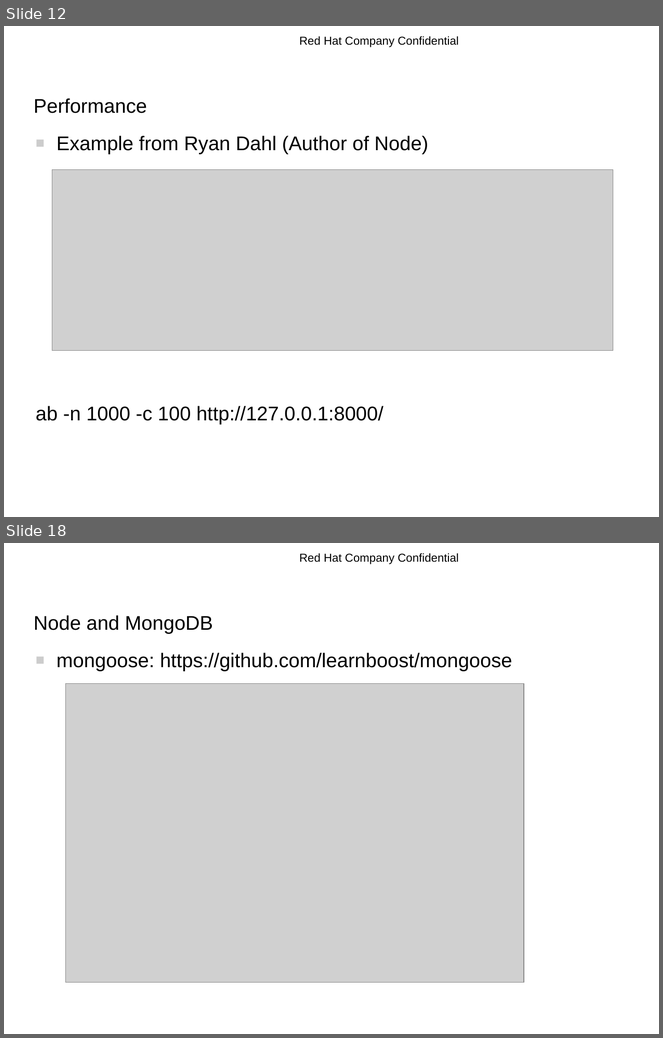
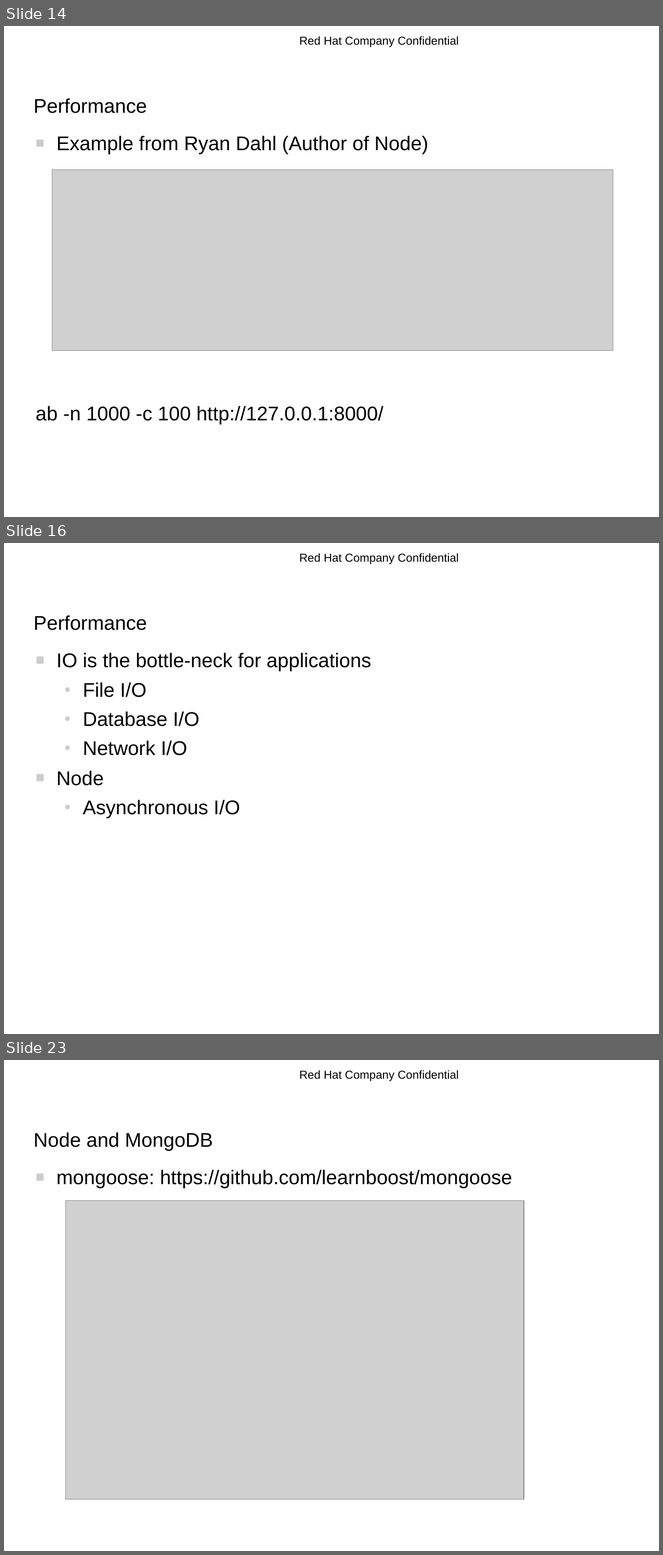
Before and after one commit to rhyw/node-trial, a slide deck: node-introduction.odp. Shown one above the other, each under a label of ours: slides 12 and 18 before the commit, slides 14, 16 and 23 after it; the slides between them are not shown. The pictures are 663x1038 and 663x1555 pixels, drawn with LibreOffice and Linux fonts; fonts in the diff are those of the drawing; grey boxes stand for pictures; background and template pictures are left out. Boxes give left, top, right and bottom in pixels: in the first picture for what was removed or moved away, otherwise in the second. Text is boxed around its words. In the diff, an @@ line names an element or a change of style, - is before the commit and + after.

```diff
--- a/node-introduction.odp
+++ b/node-introduction.odp
@@ slide 16 added at <box>4,543,659,1034</box>, background #FFFFFF; not listed: 1 template element that a slide beside it also shows @@
@@ title added at <box>34,615,147,630</box>, 24 pt, text #000000 @@
+Performance
@@ text added at <box>57,653,371,819</box>, 24 pt, text #000000 @@
+■ IO is the bottle-neck for applications
+  ● File I/O
+  ● Database I/O
+  ● Network I/O
+■ Node
+  ● Asynchronous I/O
@@ what was slide 12 is now slide 14 @@
@@ what was slide 18 is now slide 23 @@
```
Also in this commit, not shown: 14 slides changed, 5 other slides added, 1 slide removed.
